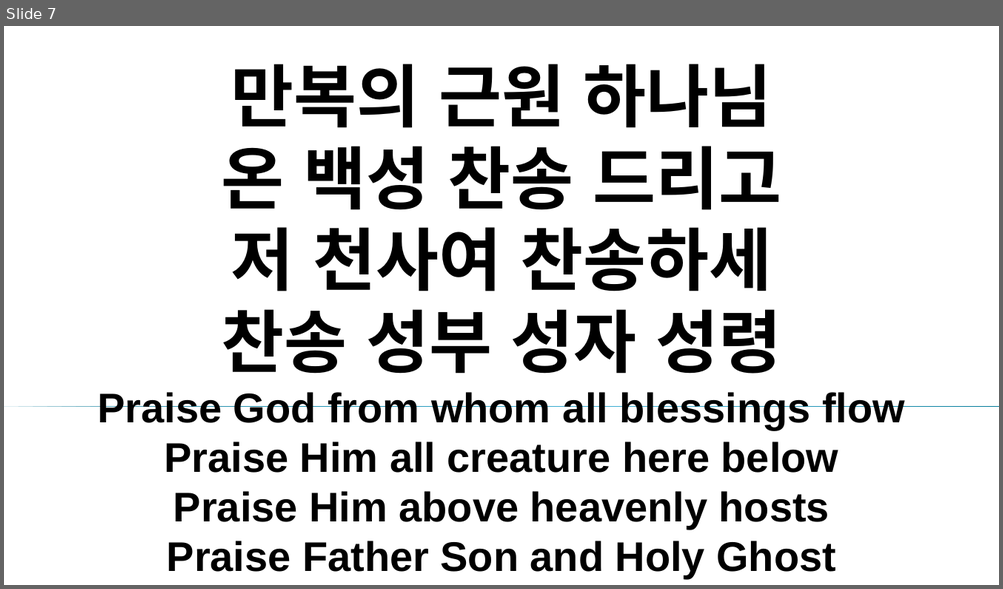
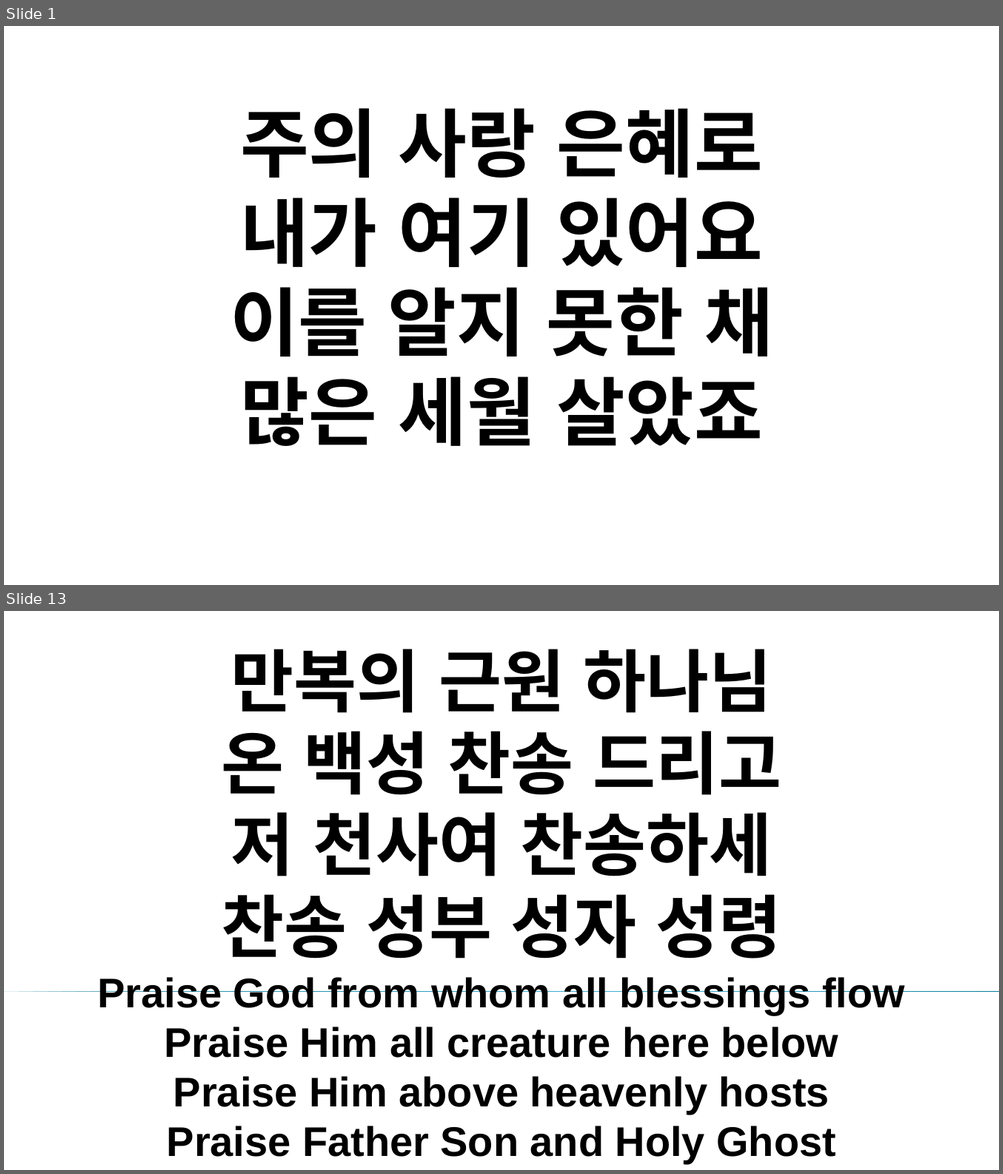
Before and after one commit to kagented/automate, a slide deck: ppt/merged.pptx. Shown one above the other, each under a label of ours: slide 7 before the commit, slides 1 and 13 after it; the slides between them are not shown. The pictures are 1003x589 and 1003x1174 pixels, drawn with LibreOffice and Linux fonts; fonts in the diff are those of the drawing; background and template pictures are left out. Boxes give left, top, right and bottom in pixels: in the first picture for what was removed or moved away, otherwise in the second. Text is boxed around its words. In the diff, an @@ line names an element or a change of style, - is before the commit and + after.

```diff
--- a/ppt/merged.pptx
+++ b/ppt/merged.pptx
@@ slide 1 added at <box>4,26,999,585</box>, background picture (left out) @@
@@ title added at <box>230,108,773,446</box>, 72 pt, text #000000, bold @@
+주의 사랑 은혜로
+내가 여기 있어요
+이를 알지 못한 채
+많은 세월 살았죠
@@ what was slide 7 is now slide 13 @@
```
Also in this commit, not shown: 1 slide changed, 10 other slides added, 48 slides removed, 7 other files.
